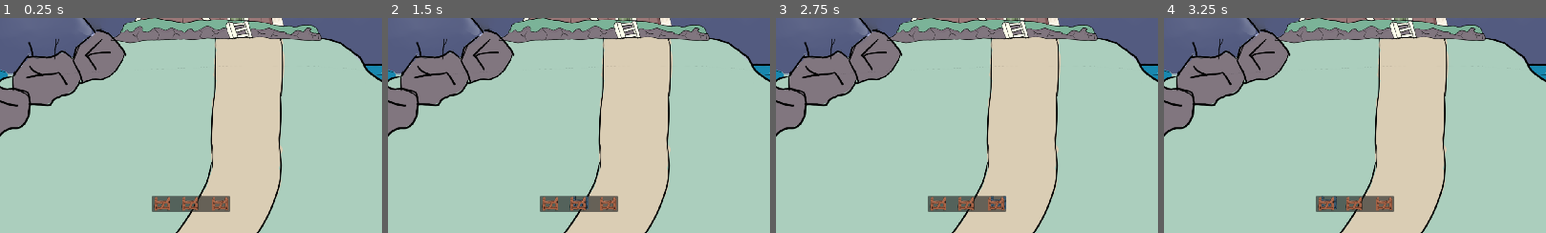
Above: before the commit, frames 1-4 (left to right).
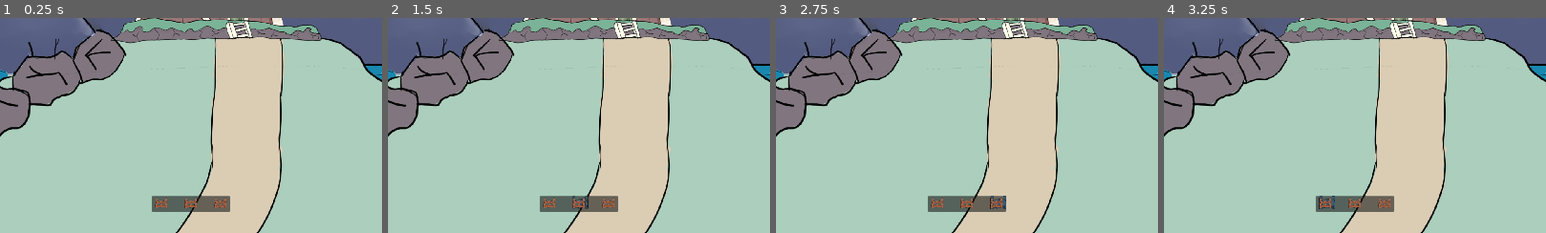
Above: after the commit, the same moments.

Repository: doubledawdle/ProjectLastLight
Game: Godot game, scene res://scenes/main.tscn
The game is run twice, just before and just after one commit, with the same random seed, the same clock (stepped at 60 frames per second) and the same inputs.
Inputs (mouse positions are % of the whole screen's width and height, from its top left; square brackets give the same spot before the commit, where the layout moved):
- Up to frame 1 (0.25 s): no input
- Up to frame 2 (1.5 s): click (46, 93) [47, 93] at 0.5 s; click (50, 93) at 1.25 s
- Up to frame 3 (2.75 s): click (54, 93) at 2 s
- Up to frame 4 (3.25 s): click (46, 93) [47, 93] at 2.75 s
The pictures show only the part of the screen within x 25-75%, y 50-100%; the shares and areas given below are measured in that part.

The runs differ from the first frame. In frame 1, 0.5% of the frame differs, in the area x 40-60%, y 83-90%; in frame 2, 0.5%; in frame 3, 0.5%; in frame 4, 0.5%, in the area x 40-60%, y 82-90%.

Commit message:
Feature: Add map and map icons

Diff:
--- a/project.godot
+++ b/project.godot
@@ -34,6 +34,11 @@
 "events": [Object(InputEventMouseButton,"resource_local_to_scene":false,"resource_name":"","device":-1,"window_id":0,"a …(258 unchanged characters)…
 ]
 }
+Map={
+"deadzone": 0.5,
+"events": [Object(InputEventKey,"resource_local_to_scene":false,"resource_name":"","device":-1,"window_id":0,"alt_pressed":false,"shift_pressed":false,"ctrl_pressed":false,"meta_pressed":false,"pressed":false,"keycode":0,"physical_keycode":4194306,"key_label":0,"unicode":0,"location":0,"echo":false,"script":null)
+]
+}
 
 [rendering]
 
--- a/scenes/barricade_level_01.tscn
+++ b/scenes/barricade_level_01.tscn
@@ -1,25 +1,29 @@
-[gd_scene load_steps=5 format=3 uid="uid://7jxglqfd668r"]
+[gd_scene load_steps=7 format=3 uid="uid://xte5awinp3e7"]
 
 [ext_resource type="Texture2D" uid="uid://bx5eswot0hqxx" path="res://Objects/barricade1.png" id="1_gfppi"]
 [ext_resource type="Texture2D" uid="uid://cophaahcxdyrw" path="res://Objects/barricade1BP.png" id="1_pn38f"]
 [ext_resource type="PackedScene" uid="uid://cqtyy6by08pga" path="res://scenes/inventory_item.tscn" id="2_2n3aj"]
-[ext_resource type="Script" path="res://scenes/build_preview.gd" id="2_o5ncm"]
+[ext_resource type="Script" path="res://scripts/barricade.gd" id="2_o5ncm"]
+[ext_resource type="PackedScene" uid="uid://dx2lr2powi77b" path="res://scenes/interactable.tscn" id="5_64u2f"]
 
-[node name="Barricade_Level_01" type="Sprite2D" node_paths=PackedStringArray("blueprint_sprite", "game_sprite")]
+[sub_resource type="RectangleShape2D" id="RectangleShape2D_l37wa"]
+size = Vector2(96, 70.0001)
+
+[node name="Barricade_Level_01" type="Sprite2D"]
 scale = Vector2(0.5, 0.5)
 texture = ExtResource("1_pn38f")
 offset = Vector2(12, -6)
 script = ExtResource("2_o5ncm")
-blueprint_sprite = NodePath("Barricade1bp")
-game_sprite = NodePath("Barricade1")
+blueprint_icon = ExtResource("1_pn38f")
+icon = ExtResource("1_gfppi")
 
-[node name="InventoryItem" parent="." instance=ExtResource("2_2n3aj")]
+[node name="InventoryItem" parent="." node_paths=PackedStringArray("interactable") instance=ExtResource("2_2n3aj")]
 scale = Vector2(5, 3)
+interactable = NodePath("../Interactable")
 
-[node name="Barricade1bp" type="Sprite2D" parent="."]
-visible = false
-texture = ExtResource("1_pn38f")
+[node name="Interactable" parent="." instance=ExtResource("5_64u2f")]
+scale = Vector2(1, 0.999999)
 
-[node name="Barricade1" type="Sprite2D" parent="."]
-visible = false
-texture = ExtResource("1_gfppi")
+[node name="CollisionShape2D" type="CollisionShape2D" parent="Interactable"]
+position = Vector2(0, -5)
+shape = SubResource("RectangleShape2D_l37wa")
--- a/scenes/barricade_level_02.tscn
+++ b/scenes/barricade_level_02.tscn
@@ -1,25 +1,30 @@
-[gd_scene load_steps=5 format=3 uid="uid://mrg3osu45o3h"]
+[gd_scene load_steps=7 format=3 uid="uid://c3bwbhyqad652"]
 
 [ext_resource type="Texture2D" uid="uid://cophaahcxdyrw" path="res://Objects/barricade1BP.png" id="1_fmd3m"]
-[ext_resource type="Script" path="res://scenes/build_preview.gd" id="2_fwmds"]
+[ext_resource type="Texture2D" uid="uid://bwpv0ydygro8h" path="res://Objects/barricade2.png" id="1_jammw"]
+[ext_resource type="Script" path="res://scripts/barricade.gd" id="2_qiqy0"]
 [ext_resource type="PackedScene" uid="uid://cqtyy6by08pga" path="res://scenes/inventory_item.tscn" id="3_8frcj"]
-[ext_resource type="Texture2D" uid="uid://bx5eswot0hqxx" path="res://Objects/barricade1.png" id="4_j1nwi"]
+[ext_resource type="PackedScene" uid="uid://dx2lr2powi77b" path="res://scenes/interactable.tscn" id="5_7wgw5"]
 
-[node name="Barricade_Level_01" type="Sprite2D" node_paths=PackedStringArray("blueprint_sprite", "game_sprite")]
+[sub_resource type="RectangleShape2D" id="RectangleShape2D_mp5x1"]
+size = Vector2(20, 24)
+
+[node name="Barricade_Level_02" type="Sprite2D"]
 scale = Vector2(0.5, 0.5)
 texture = ExtResource("1_fmd3m")
 offset = Vector2(12, -6)
-script = ExtResource("2_fwmds")
-blueprint_sprite = NodePath("Barricade1bp")
-game_sprite = NodePath("Barricade1")
+script = ExtResource("2_qiqy0")
+blueprint_icon = ExtResource("1_fmd3m")
+icon = ExtResource("1_jammw")
 
-[node name="InventoryItem" parent="." instance=ExtResource("3_8frcj")]
+[node name="InventoryItem" parent="." node_paths=PackedStringArray("interactable") instance=ExtResource("3_8frcj")]
+scale = Vector2(5, 3)
+interactable = NodePath("../Interactable")
+
+[node name="Interactable" parent="." instance=ExtResource("5_7wgw5")]
+position = Vector2(-51.0185, -54.507)
 scale = Vector2(5, 3)
 
-[node name="Barricade1bp" type="Sprite2D" parent="."]
-visible = false
-texture = ExtResource("1_fmd3m")
-
-[node name="Barricade1" type="Sprite2D" parent="."]
-visible = false
-texture = ExtResource("4_j1nwi")
+[node name="CollisionShape2D" type="CollisionShape2D" parent="Interactable"]
+position = Vector2(10.2037, 16.169)
+shape = SubResource("RectangleShape2D_mp5x1")
--- a/scenes/barricade_level_03.tscn
+++ b/scenes/barricade_level_03.tscn
@@ -1,25 +1,29 @@
-[gd_scene load_steps=5 format=3 uid="uid://c54i0dno56pns"]
+[gd_scene load_steps=7 format=3 uid="uid://bp28m7o7sdhyw"]
 
 [ext_resource type="Texture2D" uid="uid://cophaahcxdyrw" path="res://Objects/barricade1BP.png" id="1_5xnkl"]
-[ext_resource type="Script" path="res://scenes/build_preview.gd" id="2_e7s15"]
+[ext_resource type="Script" path="res://scripts/barricade.gd" id="2_jgl1n"]
 [ext_resource type="PackedScene" uid="uid://cqtyy6by08pga" path="res://scenes/inventory_item.tscn" id="3_2nkny"]
-[ext_resource type="Texture2D" uid="uid://bx5eswot0hqxx" path="res://Objects/barricade1.png" id="4_c4dus"]
+[ext_resource type="Texture2D" uid="uid://dylyxlrdd1jjp" path="res://Objects/barricade3.png" id="3_qyywq"]
+[ext_resource type="PackedScene" uid="uid://dx2lr2powi77b" path="res://scenes/interactable.tscn" id="5_fx0ay"]
 
-[node name="Barricade_Level_01" type="Sprite2D" node_paths=PackedStringArray("blueprint_sprite", "game_sprite")]
+[sub_resource type="RectangleShape2D" id="RectangleShape2D_ubnm7"]
+size = Vector2(16.4, 22.6667)
+
+[node name="Barricade_Level_03" type="Sprite2D"]
 scale = Vector2(0.5, 0.5)
 texture = ExtResource("1_5xnkl")
 offset = Vector2(12, -6)
-script = ExtResource("2_e7s15")
-blueprint_sprite = NodePath("Barricade1bp")
-game_sprite = NodePath("Barricade1")
+script = ExtResource("2_jgl1n")
+blueprint_icon = ExtResource("1_5xnkl")
+icon = ExtResource("3_qyywq")
 
-[node name="InventoryItem" parent="." instance=ExtResource("3_2nkny")]
+[node name="InventoryItem" parent="." node_paths=PackedStringArray("interactable") instance=ExtResource("3_2nkny")]
+scale = Vector2(5, 3)
+interactable = NodePath("../Interactable")
+
+[node name="Interactable" parent="." instance=ExtResource("5_fx0ay")]
 scale = Vector2(5, 3)
 
-[node name="Barricade1bp" type="Sprite2D" parent="."]
-visible = false
-texture = ExtResource("1_5xnkl")
-
-[node name="Barricade1" type="Sprite2D" parent="."]
-visible = false
-texture = ExtResource("4_c4dus")
+[node name="CollisionShape2D" type="CollisionShape2D" parent="Interactable"]
+position = Vector2(-0.600001, -2)
+shape = SubResource("RectangleShape2D_ubnm7")
--- /dev/null
+++ b/scenes/church.tscn
@@ -0,0 +1,16 @@
+[gd_scene load_steps=4 format=3 uid="uid://bt85ox36t6ehg"]
+
+[ext_resource type="Texture2D" uid="uid://e4pwqo6l1co0" path="res://Objects/ChurchIcon.png" id="1_m8qg8"]
+[ext_resource type="Script" path="res://scripts/location.gd" id="2_oowpm"]
+[ext_resource type="PackedScene" uid="uid://dx2lr2powi77b" path="res://scenes/interactable.tscn" id="3_8epvj"]
+
+[node name="Church" type="Sprite2D"]
+texture = ExtResource("1_m8qg8")
+script = ExtResource("2_oowpm")
+icon = ExtResource("1_m8qg8")
+
+[node name="Interactable" parent="." instance=ExtResource("3_8epvj")]
+scale = Vector2(10, 10)
+
+[node name="CollisionPolygon2D" type="CollisionPolygon2D" parent="Interactable"]
+polygon = PackedVector2Array(23.6, -57.2, 14, -44.4, 14.9, -31, -10.5, -29.7, -27.5, -2.5, -27.3, 29.2, 26.6, 29.8, 48, 5.5, 47.8, -25.7, 35.1, -34, 34.2, -44.6)
--- /dev/null
+++ b/scenes/craftable.tscn
@@ -0,0 +1,12 @@
+[gd_scene load_steps=3 format=3 uid="uid://b6pq1rdalqjx3"]
+
+[ext_resource type="Script" path="res://scripts/barricade.gd" id="2_j1q0j"]
+[ext_resource type="PackedScene" uid="uid://cqtyy6by08pga" path="res://scenes/inventory_item.tscn" id="4_fm6jv"]
+
+[node name="Craftable" type="Sprite2D"]
+scale = Vector2(0.5, 0.5)
+offset = Vector2(12, -6)
+script = ExtResource("2_j1q0j")
+
+[node name="InventoryItem" parent="." instance=ExtResource("4_fm6jv")]
+scale = Vector2(5, 3)
--- /dev/null
+++ b/scenes/forest.tscn
@@ -0,0 +1,16 @@
+[gd_scene load_steps=4 format=3 uid="uid://ba7f175q3ek5o"]
+
+[ext_resource type="Texture2D" uid="uid://bgl18jaqcgcm1" path="res://Objects/foresticon.png" id="1_ux5vf"]
+[ext_resource type="PackedScene" uid="uid://dx2lr2powi77b" path="res://scenes/interactable.tscn" id="2_ivbng"]
+
+[sub_resource type="RectangleShape2D" id="RectangleShape2D_f8kro"]
+size = Vector2(1109, 886)
+
+[node name="Sprite2D" type="Sprite2D"]
+texture = ExtResource("1_ux5vf")
+
+[node name="Interactable" parent="." instance=ExtResource("2_ivbng")]
+
+[node name="CollisionShape2D" type="CollisionShape2D" parent="Interactable"]
+position = Vector2(34.5, 157)
+shape = SubResource("RectangleShape2D_f8kro")
--- a/scenes/game_state_manager.tscn
+++ b/scenes/game_state_manager.tscn
@@ -3,4 +3,5 @@
 [ext_resource type="Script" path="res://scripts/game_state_manager.gd" id="1_swv8w"]
 
 [node name="GameStateManager" type="Node"]
+process_mode = 3
 script = ExtResource("1_swv8w")
--- a/scenes/interactable.tscn
+++ b/scenes/interactable.tscn
@@ -1,15 +1,10 @@
-[gd_scene load_steps=3 format=3 uid="uid://dx2lr2powi77b"]
+[gd_scene load_steps=2 format=3 uid="uid://dx2lr2powi77b"]
 
 [ext_resource type="Script" path="res://scripts/interactable.gd" id="1_5wiq0"]
-
-[sub_resource type="RectangleShape2D" id="RectangleShape2D_gvg8d"]
 
 [node name="Interactable" type="Area2D"]
 script = ExtResource("1_5wiq0")
 
-[node name="CollisionShape2D" type="CollisionShape2D" parent="."]
-shape = SubResource("RectangleShape2D_gvg8d")
-
 [connection signal="input_event" from="." to="." method="_on_input_event"]
 [connection signal="mouse_entered" from="." to="." method="_on_mouse_entered"]
 [connection signal="mouse_exited" from="." to="." method="_on_mouse_exited"]
--- a/scenes/inventory_item.tscn
+++ b/scenes/inventory_item.tscn
@@ -1,9 +1,6 @@
-[gd_scene load_steps=3 format=3 uid="uid://cqtyy6by08pga"]
+[gd_scene load_steps=2 format=3 uid="uid://cqtyy6by08pga"]
 
 [ext_resource type="Script" path="res://scripts/inventory_item.gd" id="1_l1moy"]
-[ext_resource type="PackedScene" uid="uid://dx2lr2powi77b" path="res://scenes/interactable.tscn" id="2_5q12v"]
 
 [node name="InventoryItem" type="Node2D"]
 script = ExtResource("1_l1moy")
-
-[node name="Interactable" parent="." instance=ExtResource("2_5q12v")]
--- a/scenes/location.tscn
+++ /dev/null
@@ -1,12 +0,0 @@
-[gd_scene load_steps=4 format=3 uid="uid://c01ebbg1a8bs4"]
-
-[ext_resource type="Texture2D" uid="uid://f4cdl1bvs4w2" path="res://Objects/icon.svg" id="1_06wcp"]
-[ext_resource type="Script" path="res://scenes/location.gd" id="2_2wnow"]
-[ext_resource type="PackedScene" uid="uid://dx2lr2powi77b" path="res://scenes/interactable.tscn" id="2_lne2f"]
-
-[node name="Location" type="Sprite2D"]
-texture = ExtResource("1_06wcp")
-script = ExtResource("2_2wnow")
-
-[node name="Interactable" parent="." instance=ExtResource("2_lne2f")]
-scale = Vector2(6.5, 6.5)
--- a/scenes/main.tscn
+++ b/scenes/main.tscn
@@ -1,14 +1,19 @@
-[gd_scene load_steps=5 format=3 uid="uid://cy8oxmco1gp61"]
+[gd_scene load_steps=7 format=3 uid="uid://cy8oxmco1gp61"]
 
+[ext_resource type="PackedScene" uid="uid://pepc34cmcxho" path="res://scenes/game_state_manager.tscn" id="1_4ewyr"]
 [ext_resource type="PackedScene" uid="uid://diwqd6tutq3r4" path="res://scenes/player.tscn" id="1_rnt2r"]
+[ext_resource type="PackedScene" uid="uid://27ahtx5ktldo" path="res://scenes/map.tscn" id="2_kb4ue"]
 [ext_resource type="PackedScene" uid="uid://e7562cjsv7yq" path="res://scenes/main_ui.tscn" id="3_anoo3"]
 [ext_resource type="Texture2D" uid="uid://b6p8ffbid1uqf" path="res://Objects/foreground.png" id="4_bb0la"]
 [ext_resource type="PackedScene" uid="uid://c5kgcri1r6c3u" path="res://scenes/chest.tscn" id="4_fr8jv"]
 
 [node name="Node2D" type="Node2D"]
 
+[node name="GameStateManager" parent="." instance=ExtResource("1_4ewyr")]
+
 [node name="Player" parent="." instance=ExtResource("1_rnt2r")]
 position = Vector2(960, 540)
+map_scene = ExtResource("2_kb4ue")
 
 [node name="Main_UI" parent="." instance=ExtResource("3_anoo3")]
 
--- a/scenes/main_ui.tscn
+++ b/scenes/main_ui.tscn
@@ -1,23 +1,28 @@
-[gd_scene load_steps=4 format=3 uid="uid://e7562cjsv7yq"]
+[gd_scene load_steps=7 format=3 uid="uid://e7562cjsv7yq"]
 
 [ext_resource type="PackedScene" uid="uid://f8y557b1jr5h" path="res://scenes/spawn_button.tscn" id="1_nuhjk"]
+[ext_resource type="Script" path="res://scripts/main_ui.gd" id="1_oeoc0"]
 [ext_resource type="Texture2D" uid="uid://bx5eswot0hqxx" path="res://Objects/barricade1.png" id="2_buqrb"]
-[ext_resource type="PackedScene" uid="uid://7jxglqfd668r" path="res://scenes/barricade_level_01.tscn" id="3_rgxru"]
+[ext_resource type="PackedScene" uid="uid://xte5awinp3e7" path="res://scenes/barricade_level_01.tscn" id="3_rgxru"]
+[ext_resource type="PackedScene" uid="uid://c3bwbhyqad652" path="res://scenes/barricade_level_02.tscn" id="5_8lx8h"]
+[ext_resource type="PackedScene" uid="uid://bp28m7o7sdhyw" path="res://scenes/barricade_level_03.tscn" id="6_axsyn"]
 
 [node name="Main_UI" type="CanvasLayer"]
+script = ExtResource("1_oeoc0")
 
-[node name="Panel" type="Panel" parent="."]
+[node name="CraftingPanel" type="Panel" parent="."]
 offset_left = 859.0
 offset_top = 987.0
 offset_right = 1056.0
 offset_bottom = 1027.0
 
-[node name="Spawn_Button" parent="." instance=ExtResource("1_nuhjk")]
+[node name="Spawn_Button" parent="CraftingPanel" instance=ExtResource("1_nuhjk")]
 clip_contents = true
-offset_left = 811.0
-offset_top = 964.0
-offset_right = -945.0
-offset_bottom = -30.0
+layout_mode = 1
+offset_left = -33.0
+offset_top = -14.0
+offset_right = -105.0
+offset_bottom = 11.0
 focus_mode = 0
 icon = ExtResource("2_buqrb")
 flat = true
@@ -25,28 +30,30 @@
 expand_icon = true
 object_to_spawn = ExtResource("3_rgxru")
 
-[node name="Spawn_Button2" parent="." instance=ExtResource("1_nuhjk")]
+[node name="Spawn_Button2" parent="CraftingPanel" instance=ExtResource("1_nuhjk")]
 clip_contents = true
-offset_left = 881.0
-offset_top = 964.0
-offset_right = -875.0
-offset_bottom = -30.0
+layout_mode = 1
+offset_left = 41.0
+offset_top = -14.0
+offset_right = -31.0
+offset_bottom = 11.0
 focus_mode = 0
 icon = ExtResource("2_buqrb")
 flat = true
 icon_alignment = 1
 expand_icon = true
-object_to_spawn = ExtResource("3_rgxru")
+object_to_spawn = ExtResource("5_8lx8h")
 
-[node name="Spawn_Button3" parent="." instance=ExtResource("1_nuhjk")]
+[node name="Spawn_Button3" parent="CraftingPanel" instance=ExtResource("1_nuhjk")]
 clip_contents = true
-offset_left = 956.0
-offset_top = 964.0
-offset_right = -800.0
-offset_bottom = -30.0
+layout_mode = 1
+offset_left = 116.0
+offset_top = -14.0
+offset_right = 44.0
+offset_bottom = 11.0
 focus_mode = 0
 icon = ExtResource("2_buqrb")
 flat = true
 icon_alignment = 1
 expand_icon = true
-object_to_spawn = ExtResource("3_rgxru")
+object_to_spawn = ExtResource("6_axsyn")
--- a/scenes/map.tscn
+++ b/scenes/map.tscn
@@ -1,14 +1,30 @@
-[gd_scene load_steps=3 format=3 uid="uid://c00alaw3ih0xw"]
+[gd_scene load_steps=5 format=3 uid="uid://27ahtx5ktldo"]
 
 [ext_resource type="Texture2D" uid="uid://2t34bfi6qgw4" path="res://Objects/map.png" id="1_5doex"]
-[ext_resource type="PackedScene" uid="uid://c01ebbg1a8bs4" path="res://scenes/location.tscn" id="2_1xm2q"]
+[ext_resource type="PackedScene" uid="uid://ba7f175q3ek5o" path="res://scenes/forest.tscn" id="2_06c3d"]
+[ext_resource type="PackedScene" uid="uid://bt85ox36t6ehg" path="res://scenes/church.tscn" id="2_hqde0"]
+[ext_resource type="PackedScene" uid="uid://b7l0wpdiq1f7h" path="res://scenes/town.tscn" id="3_75xf3"]
 
-[node name="Node2D" type="Node2D"]
+[node name="Map" type="Node2D"]
 
-[node name="Map" type="Sprite2D" parent="."]
+[node name="Panel" type="Panel" parent="."]
+offset_right = 1918.0
+offset_bottom = 1079.0
+mouse_filter = 2
+
+[node name="Map_Texture" type="Sprite2D" parent="."]
 position = Vector2(959.482, 541.25)
 scale = Vector2(0.772083, 0.772083)
 texture = ExtResource("1_5doex")
 
-[node name="Location" parent="." instance=ExtResource("2_1xm2q")]
-position = Vector2(356, 309)
+[node name="Sprite2D" parent="Map_Texture" instance=ExtResource("2_06c3d")]
+position = Vector2(165.161, -214.031)
+scale = Vector2(0.2, 0.2)
+
+[node name="Church" parent="." instance=ExtResource("2_hqde0")]
+position = Vector2(480, 715)
+scale = Vector2(0.184559, 0.184559)
+
+[node name="Town" parent="." instance=ExtResource("3_75xf3")]
+position = Vector2(1179, 741)
+scale = Vector2(0.2, 0.2)
--- /dev/null
+++ b/scenes/town.tscn
@@ -0,0 +1,12 @@
+[gd_scene load_steps=3 format=3 uid="uid://b7l0wpdiq1f7h"]
+
+[ext_resource type="Texture2D" uid="uid://rp2qr6jwqdsu" path="res://Objects/townicon.png" id="1_a1kkl"]
+[ext_resource type="PackedScene" uid="uid://dx2lr2powi77b" path="res://scenes/interactable.tscn" id="2_jwllm"]
+
+[node name="Town" type="Sprite2D"]
+texture = ExtResource("1_a1kkl")
+
+[node name="Interactable" parent="." instance=ExtResource("2_jwllm")]
+
+[node name="CollisionPolygon2D" type="CollisionPolygon2D" parent="Interactable"]
+polygon = PackedVector2Array(-173, -518, -483, -17, -483, 273, 594, 273, 593, -517)
--- a/scenes/build_preview.gd
+++ b/scripts/barricade.gd
@@ -1,11 +1,11 @@
 extends Sprite2D
-@export var blueprint_sprite : Sprite2D
-@export var game_sprite : Sprite2D
+@export var blueprint_icon : Texture
+@export var icon : Texture
 
 
 # Called every frame. 'delta' is the elapsed time since the previous frame.
 func _process(delta: float) -> void:
 	if $InventoryItem.is_preview:
-		texture = blueprint_sprite.texture
+		texture = blueprint_icon
 	else:
-		texture = game_sprite.texture
+		texture = icon
--- a/scripts/game_state_manager.gd
+++ b/scripts/game_state_manager.gd
@@ -1,30 +1,54 @@
+
 extends Node
 
-enum GameState {
+class_name GameState
+
+enum States {
 	BEGINNING,
 	PLAYING,
+	SCAVENGING,
 	BUILDING,
-	PAUSE
+	PAUSED
 }
 
 var current_state
 
 # Called when the node enters the scene tree for the first time.
 func _ready() -> void:
-	current_state = GameState.BEGINNING
+	# SET TO BEGINNING WHEN MAIN MENU EXISTS
+	current_state = States.PLAYING
 
 
+func _process(delta: float) -> void:
+	#print(current_state)
+	# TODO: probably shouldn't have input detected outside player
+	if current_state != States.BEGINNING:
+		if Input.is_action_just_pressed("ui_cancel") && current_state != States.PAUSED:
+			enter_pause_state()
+		elif Input.is_action_just_pressed("ui_cancel"):
+			enter_playing_state()
+
 func enter_beginning_state() -> void:
-	current_state = GameState.BEGINNING
+	current_state = States.BEGINNING
 
 
 func enter_playing_state() -> void:
-	current_state = GameState.PLAYING
+	current_state = States.PLAYING
+	get_tree().paused = false
 
 
 func enter_building_state() -> void:
-	current_state = GameState.BUILDING
+	current_state = States.BUILDING
+
+
+func enter_scavenging_state() -> void:
+	current_state = States.SCAVENGING
 
 
 func enter_pause_state() -> void:
-	current_state = GameState.PAUSE
+	current_state = States.PAUSED
+	get_tree().paused = true
+
+
+func get_current_state() -> States:
+	return current_state
--- a/scripts/interactable.gd
+++ b/scripts/interactable.gd
@@ -1,10 +1,12 @@
 extends Area2D
+
+class_name Interactable
 
 var mouse_has_entered := false
 var interacted := false
 var selected := false
 
-@export var is_oneshot_item := true
+#@export var is_oneshot_item := true
 
 func _on_input_event(viewport: Node, event: InputEvent, shape_idx: int) -> void:
 	if mouse_has_entered:
--- a/scripts/inventory_item.gd
+++ b/scripts/inventory_item.gd
@@ -2,14 +2,16 @@
 
 var is_preview := true
 @export var preview_offset := Vector2.ZERO
+@export_category("Required")
+@export var interactable: Interactable
 
 # Called every frame. 'delta' is the elapsed time since the previous frame.
 func _process(delta: float) -> void:
-	if is_preview:
-		if $Interactable.interacted:
-			get_parent().queue_free()
-		get_parent().position = get_viewport().get_mouse_position() - preview_offset * delta
+	if interactable != null:
+		if is_preview:
+			if interactable.interacted:
+				get_parent().queue_free()
+			get_parent().position = get_viewport().get_mouse_position() - preview_offset * delta
 
-	if $Interactable.selected:
-		is_preview = false
-		print("user selected")
+		if interactable.selected:
+			is_preview = false
--- a/scenes/location.gd
+++ b/scripts/location.gd
@@ -1,9 +1,11 @@
 extends Sprite2D
 
+@export var icon : Texture
 
 # Called when the node enters the scene tree for the first time.
 func _ready() -> void:
-	pass # Replace with function body.
+	if icon != null:
+		texture = icon
 
 
 # Called every frame. 'delta' is the elapsed time since the previous frame.
--- /dev/null
+++ b/scripts/main_ui.gd
@@ -0,0 +1,21 @@
+extends CanvasLayer
+
+
+@onready var game_state: GameState = $"../GameStateManager"
+var crafting_panel: Panel
+var spawn_buttons
+
+func _ready() -> void:
+	crafting_panel = $CraftingPanel
+	spawn_buttons = crafting_panel.get_children()
+# Called every frame. 'delta' is the elapsed time since the previous frame.
+func _process(delta: float) -> void:
+	if game_state.current_state == GameState.States.SCAVENGING:
+		#print("Scavenging")
+		crafting_panel.hide()
+		for button: Button in spawn_buttons:
+			button.disabled = true
+	else:
+		crafting_panel.show()
+		for button: Button in spawn_buttons:
+			button.disabled = false
--- a/scripts/player.gd
+++ b/scripts/player.gd
@@ -2,16 +2,28 @@
 
 
 @export var SPEED = 100.0
-var mouse_pos
-var screen_size
-#@onready var game_state_manager: Node = $"../GameStateManager"
+@export var map_scene: PackedScene
+#var mouse_pos
+#var screen_size
+var obj
+var instance: Node2D
+@onready var game_state: GameState = $"../GameStateManager"
 
 func _ready() -> void:
-	screen_size = get_viewport_rect().size
+	#screen_size = get_viewport_rect().size
+	if map_scene != null:
+		obj = load(map_scene.resource_path)
 
 
 func _process(delta: float) -> void:
-	pass
+	if Input.is_action_just_pressed("Map"):
+		if instance == null:
+			game_state.enter_scavenging_state()
+			instance = obj.instantiate()
+			get_node("/root").add_child(instance)
+		else:
+			game_state.enter_playing_state()
+			get_node(instance.get_path()).queue_free()
 	#mouse_pos = get_global_mouse_position()
 	#if Input.is_action_pressed("mouse_right"):
 		#position = mouse_pos
Binary file added: Objects/ChurchIcon.png
Not shown, added: Objects/ChurchIcon.png.import
Binary file added: Objects/foresticon.png
Not shown, added: Objects/foresticon.png.import
Binary file added: Objects/townicon.png
Not shown, added: Objects/townicon.png.import
